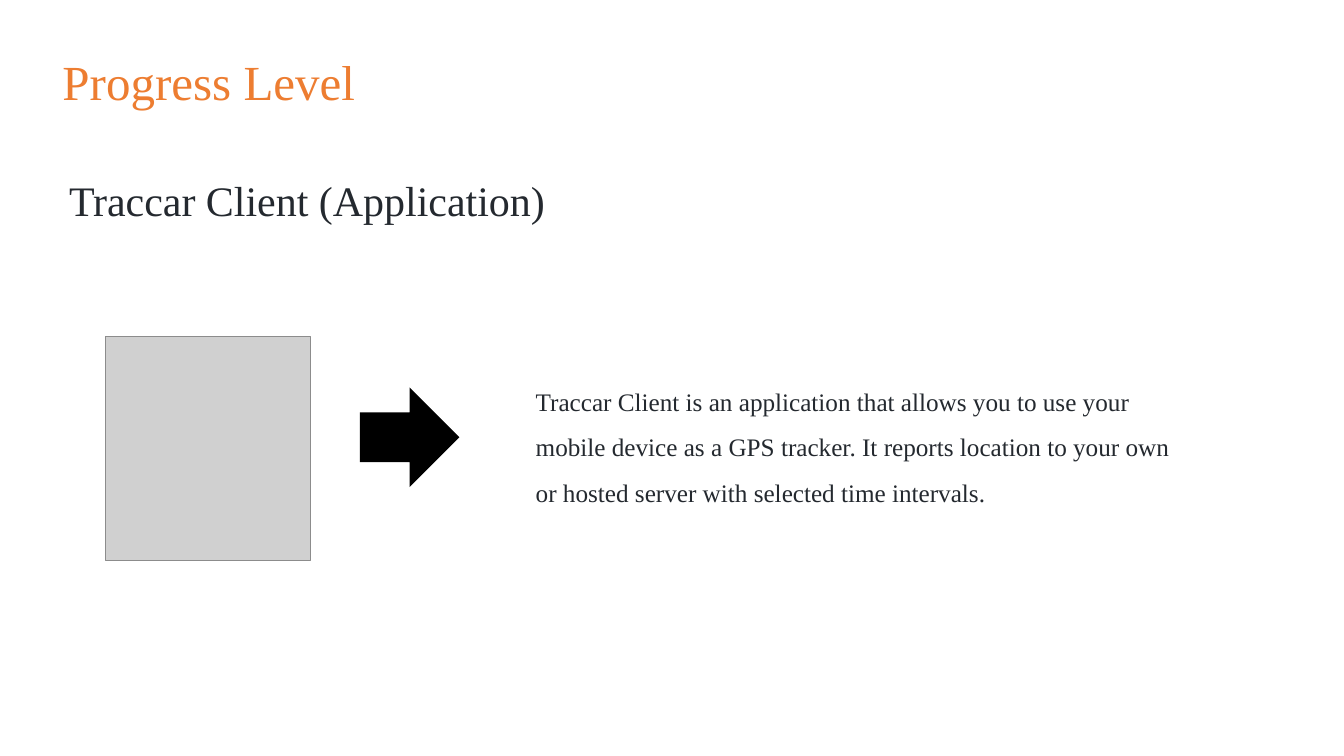
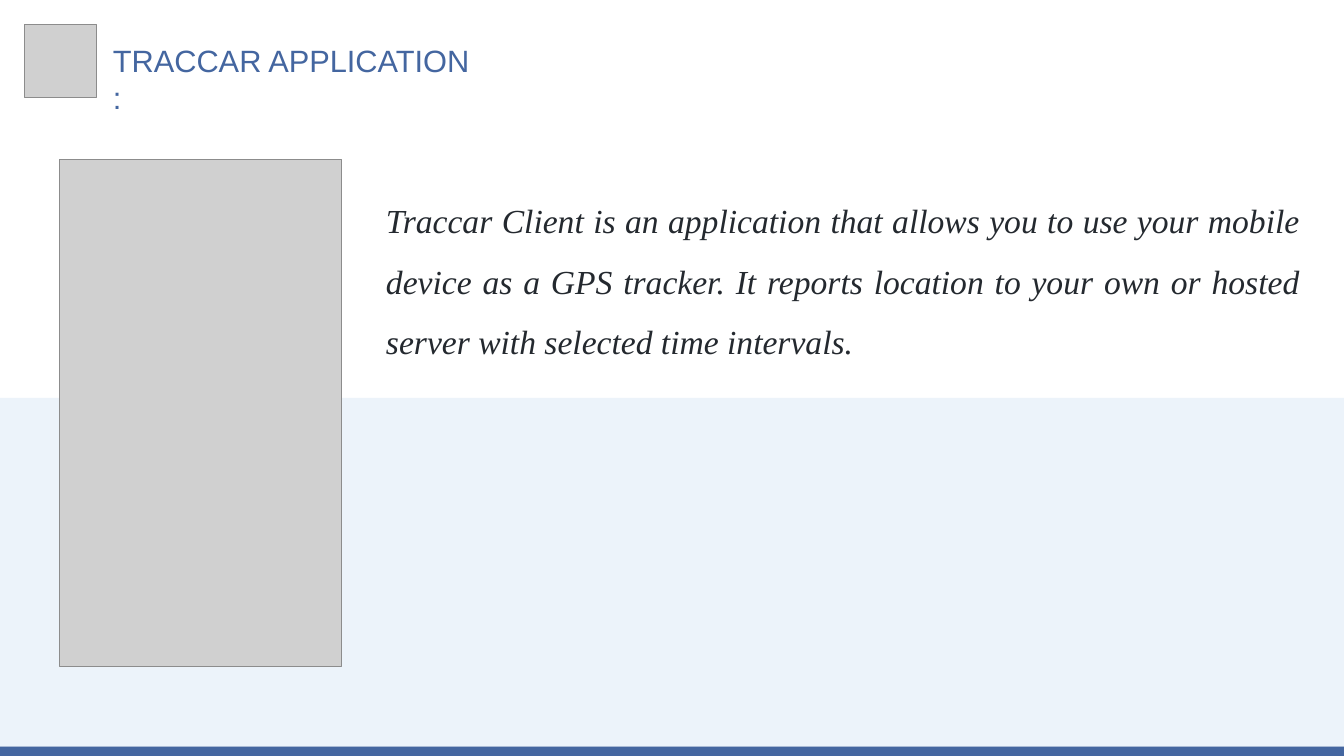
Before and after one commit to MiSalah/Real-Time-Data-Streaming-Analytics-System-for-tracking-Pedestrians, a slide deck: slide 5 of Progress' Presentations/Etat d'avancement - S1.pptx (slide 9 before the commit). Drawn at 1344x756 pixels with LibreOffice and Linux fonts; fonts in the diff are those of the drawing; grey boxes stand for pictures. Boxes give left, top, right and bottom in pixels: in the first picture for what was removed or moved away, otherwise in the second. Text is boxed around its words. In the diff, an @@ line names an element or a change of style, - is before the commit and + after.

Commit message:
add the progress presentation v2 : [Progress Level : Current Step - Done]

```diff
--- a/Progress' Presentations/Etat d'avancement - S1.pptx
+++ b/Progress' Presentations/Etat d'avancement - S1.pptx
@@ picture added at [24, 24, 97, 98] @@
@@ text at [113, 50, 469, 73]: text changed; size 30 to 22 pt; font Times New Roman to Arial; text colour #24292F to #4466A0 @@
-Traccar Client (Application)
+TRACCAR APPLICATION :
@@ text removed at [62, 66, 355, 110] @@
-Progress Level
@@ picture added at [59, 159, 342, 666] @@
@@ text "Traccar Client is an application ...": place and size @@
-text "Traccar Client is an application ..." at [536, 393, 1169, 503]
+text "Traccar Client is an application ..." at [386, 209, 1300, 355]
@@ text "Traccar Client is an application ..." at [386, 209, 1300, 355]: size 18 to 24 pt, italic on; alignment left to justified @@
@@ picture removed at [106, 337, 311, 561] @@
@@ right arrow removed at [361, 389, 459, 486] @@
@@ rectangle added at [0, 398, 1344, 747], fill #ECF3FA @@
@@ rectangle added at [0, 747, 1344, 756], fill #4466A0 @@
```
Also in this commit, not shown: 5 other slides changed, 5 slides removed.
